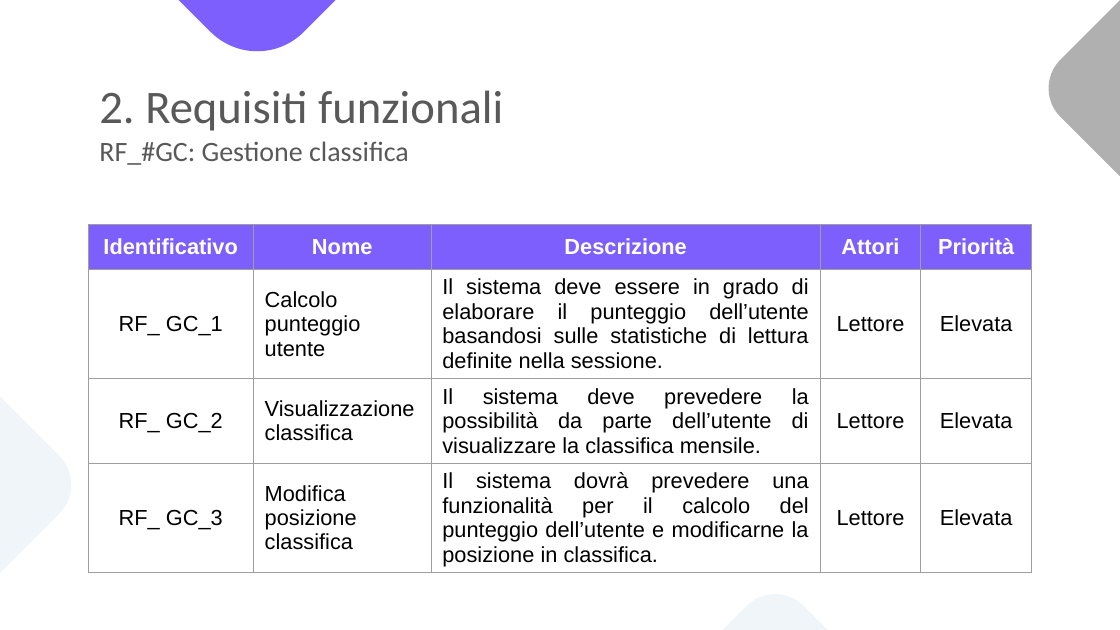
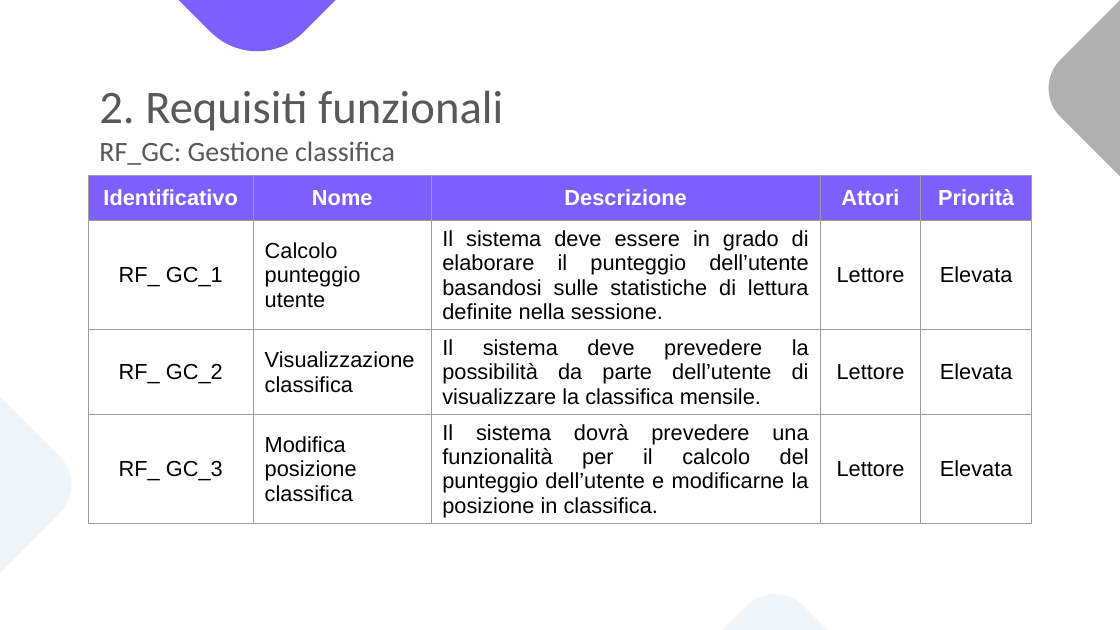
Before and after one commit to notjuary/Bookster_Classe03, a slide deck: slide 13 of DOC/Presentazione.pptx. Drawn at 1120x630 pixels with LibreOffice and Linux fonts; fonts in the diff are those of the drawing. Boxes give left, top, right and bottom in pixels: in the first picture for what was removed or moved away, otherwise in the second. Text is boxed around its words. In the diff, an @@ line names an element or a change of style, - is before the commit and + after.

Commit message:
Presentazione

```diff
--- a/DOC/Presentazione.pptx
+++ b/DOC/Presentazione.pptx
@@ title at [99, 90, 503, 165]: text changed @@
-2. Requisiti funzionali
-RF_#GC: Gestione classifica
+2. Requisiti funzionali
+RF_GC: Gestione classifica
@@ table: place and size @@
-table at [88, 224, 1034, 590]
+table at [88, 176, 1034, 542]
```
Also in this commit, not shown: 6 other slides changed, 66 slides added.
